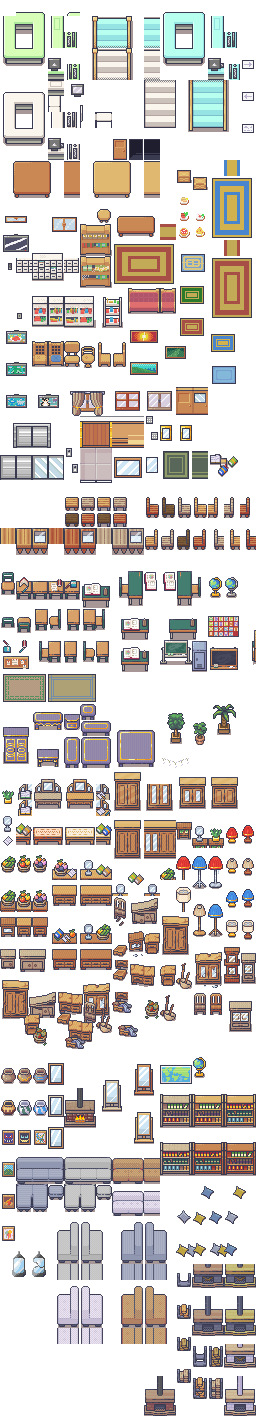
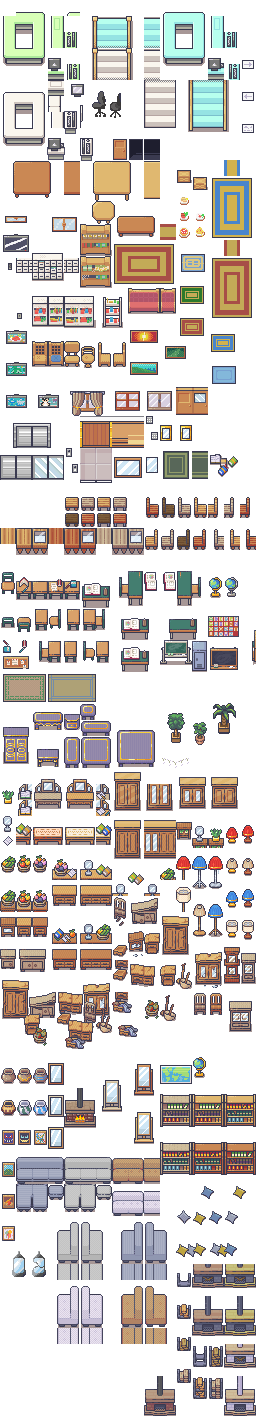
Layers edited between the first and the second 256 × 1424 image:
added layer "Layer 21" above "Layer 1" over (x1=1, y1=91, x2=256, y2=1328)
painted on "Layer 1" over (x1=1, y1=91, x2=256, y2=1328)
